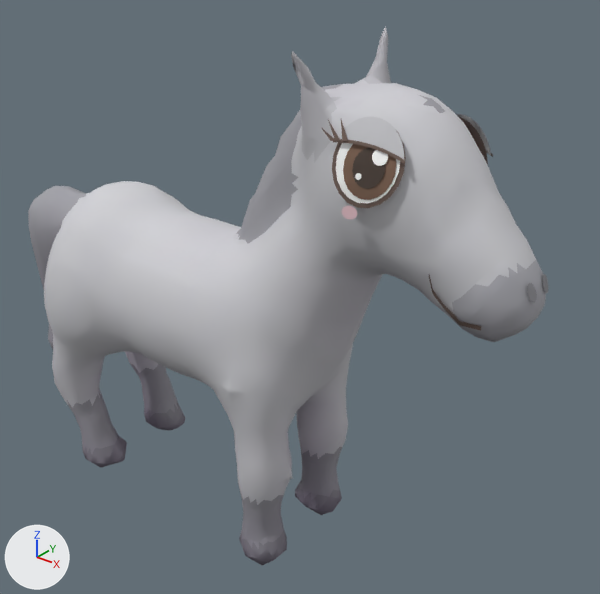
Renders of the glTF model art/models/animals/gray_horse.glb from each side of a commit.
Both versions are drawn from a camera (50 mm lens) standing at (0.918, -0.954, 1.088) and looking at (0.105, 0.062, 0.458). The lights are fixed; the arrows at lower left show +X, +Y and +Z. The picture after the commit comes second. Vertices at exactly the same position are counted once.

The first picture shows 'gray_horse'.
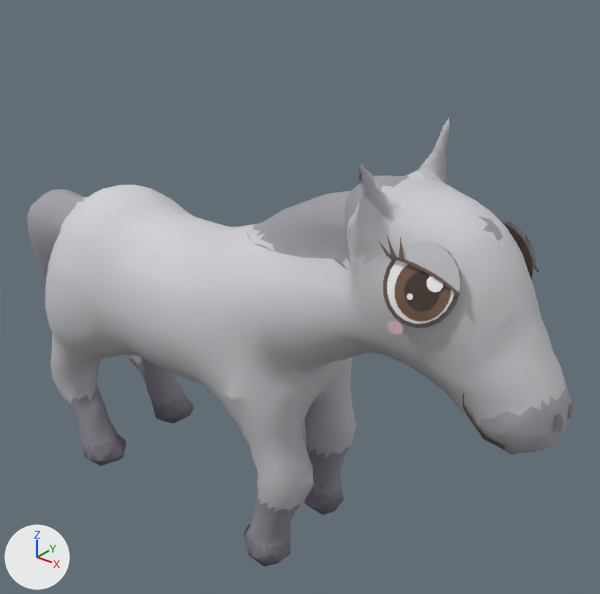
The newer file adds a shape key; the second version is drawn at full value of the shape key 'sleep' of 'gray_horse', and the change is written as the vertex moves it makes.

Boxes (x1, y1, x2, y2) around the edits, measured in the pictures (600 x 594 px; the box of a moved part takes in the faces that stretch with it):
'gray_horse', reshaped (17% shorter): before (28, 26, 549, 565); after (27, 118, 574, 566)
part 1 of me_gray_horse, moved or reshaped: before (332, 129, 406, 208); after (383, 241, 461, 328)
part 2 of me_gray_horse, moved or reshaped: before (336, 143, 400, 204); after (387, 260, 454, 324)
part 3 of me_gray_horse, moved or reshaped: before (343, 144, 396, 200); after (395, 264, 451, 321)
part 4 of me_gray_horse, moved or reshaped: before (352, 148, 385, 189); after (404, 271, 439, 311)
part 5 of me_gray_horse, moved or reshaped: before (372, 150, 388, 166); after (427, 276, 443, 292)
part 6 of me_gray_horse, moved or reshaped: before (355, 173, 361, 180); after (407, 293, 413, 300)
part 7 of me_gray_horse, moved or reshaped: before (338, 117, 404, 159); after (395, 241, 460, 293)
part 8 of me_gray_horse, moved or reshaped: before (333, 139, 405, 163); after (389, 257, 460, 297)
part 9 of me_gray_horse, moved or reshaped: before (342, 206, 357, 220); after (387, 320, 403, 334)
part 10 of me_gray_horse, moved or reshaped: before (527, 283, 537, 303); after (555, 414, 563, 433)
part 11 of me_gray_horse, moved or reshaped: before (429, 275, 481, 331); after (463, 393, 505, 450)
part 12 of me_gray_horse, moved or reshaped: before (459, 117, 488, 165); after (504, 224, 533, 280)
part 13 of me_gray_horse, moved or reshaped: before (457, 114, 492, 156); after (501, 221, 537, 271)
part 14 of me_gray_horse, moved or reshaped: before (543, 274, 549, 293); after (570, 402, 574, 419)
part 15 of me_gray_horse, moved or reshaped: before (28, 26, 546, 565); after (27, 118, 572, 566)

Patch to the scene script:
```diff
--- a/art/models/animals/gray_horse.glb.py
+++ b/art/models/animals/gray_horse.glb.py
@@ me_gray_horse @@
-me_gray_horse.from_pydata(...)  # 2711 vertices, 4584 faces; spans x -0.555..0.555, y -0.164..0.164, z 0.0..0.915
+me_gray_horse.from_pydata(...)  # 2711 vertices, 4584 faces; spans x -0.555..0.614, y -0.162..0.166, z 0.0..0.805
+# me_gray_horse part 1: the loose piece of 21 vertices spanning x 0.293..0.392, y -0.117..-0.077, z 0.724..0.833 is multiplied about its middle by the matrix ((0.98, 0.0, 0.199), (0.01, 0.999, -0.049), (-0.198, 0.05, 0.979)), then moved by (0.095, -0.011, -0.139)
+# me_gray_horse part 2: the loose piece of 21 vertices spanning x 0.299..0.387, y -0.116..-0.08, z 0.73..0.827 is multiplied about its middle by the matrix ((0.98, 0.0, 0.199), (0.01, 0.999, -0.049), (-0.198, 0.05, 0.979)), then moved by (0.096, -0.011, -0.139)
+# me_gray_horse part 3: the loose piece of 21 vertices spanning x 0.312..0.383, y -0.115..-0.086, z 0.736..0.814 is multiplied about its middle by the matrix ((0.98, 0.0, 0.199), (0.01, 0.999, -0.049), (-0.198, 0.05, 0.979)), then moved by (0.095, -0.011, -0.14)
+# me_gray_horse part 4: the loose piece of 21 vertices spanning x 0.325..0.37, y -0.111..-0.093, z 0.75..0.799 is multiplied about its middle by the matrix ((0.98, 0.0, 0.199), (0.01, 0.999, -0.049), (-0.198, 0.05, 0.979)), then moved by (0.095, -0.011, -0.14)
+# me_gray_horse part 5: the loose piece of 13 vertices spanning x 0.349..0.371, y -0.1..-0.092, z 0.779..0.8 is multiplied about its middle by the matrix ((0.98, 0.0, 0.199), (0.01, 0.999, -0.049), (-0.198, 0.05, 0.979)), then moved by (0.097, -0.012, -0.143)
+# me_gray_horse part 6: the loose piece of 11 vertices spanning x 0.333..0.341, y -0.111..-0.107, z 0.759..0.767 is multiplied about its middle by the matrix ((0.98, 0.0, 0.199), (0.01, 0.999, -0.049), (-0.198, 0.05, 0.979)), then moved by (0.093, -0.01, -0.138)
+# me_gray_horse part 7: the loose piece of 42 vertices spanning x 0.295..0.394, y -0.104..-0.083, z 0.789..0.836 is multiplied about its middle by the matrix ((0.98, 0.0, 0.199), (0.01, 0.999, -0.049), (-0.198, 0.05, 0.979)), then moved by (0.102, -0.013, -0.14)
+# me_gray_horse part 8: the loose piece of 50 vertices spanning x 0.294..0.395, y -0.107..-0.093, z 0.787..0.805 is multiplied about its middle by the matrix ((0.98, 0.0, 0.199), (0.01, 0.999, -0.049), (-0.198, 0.05, 0.979)), then moved by (0.099, -0.012, -0.14)
+# me_gray_horse part 9: the loose piece of 15 vertices spanning x 0.321..0.344, y -0.123..-0.117, z 0.708..0.725 is multiplied about its middle by the matrix ((0.98, 0.0, 0.199), (0.01, 0.999, -0.049), (-0.198, 0.05, 0.979)), then moved by (0.083, -0.008, -0.137)
+# me_gray_horse part 10: the loose piece of 13 vertices spanning x 0.544..0.555, y -0.028..-0.01, z 0.617..0.641 is scaled about its middle by (0.59, 0.992, 1.08), then moved by (0.062, -0.002, -0.173)
+# me_gray_horse part 11: the loose piece of 10 vertices spanning x 0.433..0.505, y -0.08..-0.062, z 0.574..0.645 is multiplied about its middle by the matrix ((0.98, 0.0, 0.199), (0.01, 0.999, -0.049), (-0.198, 0.05, 0.979)), then moved by (0.059, -0.002, -0.159)
+# me_gray_horse part 12: the loose piece of 21 vertices spanning x 0.326..0.423, y 0.078..0.116, z 0.695..0.807 is multiplied about its middle by the matrix ((0.98, 0.0, 0.199), (0.01, 0.999, -0.049), (-0.198, 0.05, 0.979)), then moved by (0.089, -0.01, -0.135)
+# me_gray_horse part 13: the loose piece of 42 vertices spanning x 0.33..0.425, y 0.084..0.114, z 0.762..0.81 is multiplied about its middle by the matrix ((0.98, 0.0, 0.199), (0.01, 0.999, -0.049), (-0.198, 0.05, 0.979)), then moved by (0.096, -0.011, -0.136)
+# me_gray_horse part 14: the loose piece of 13 vertices spanning x 0.547..0.555, y 0.011..0.028, z 0.615..0.64 is scaled about its middle by (0.385, 1, 1.04), then moved by (0.061, -0.002, -0.172)
+# me_gray_horse part 15: 2231 of 2711 vertices moved; they spanned x -0.555..0.553, y -0.164..0.164, z 0.0..0.915 and now span x -0.555..0.611, y -0.162..0.166, z 0.0..0.805; mean shift (0.027, -0.001, -0.036); largest move (0.548, -0.024, 0.624) -> (0.609, -0.026, 0.451)
+# other edits to the shape of me_gray_horse do not show in these pictures
 me_gray_horse.materials.append(mat_coat)
```
